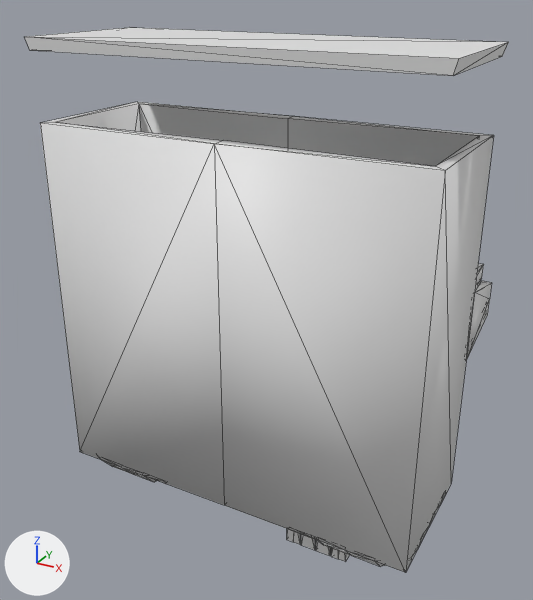
An edit to the OBJ model models/pianobox.obj, drawn before and after from the same camera.
Rendered twice from a camera (50 mm lens) standing at (2.24, -3.46, 2.11) and looking at (-0.04, 0.69, 0.03). The axes (+X, +Y, +Z) are drawn at lower left. The lights are the same throughout. Mesh edges are drawn as thin lines. Where no turn or scale is listed for an object, it has been applied to the vertices. Vertices at the same position are counted once.

In view in the first picture: 'A_Cube.006', 'B_Cube.008', 'Cube', 'F_Cube.004', 'G_Cube.005', 'Plane'.
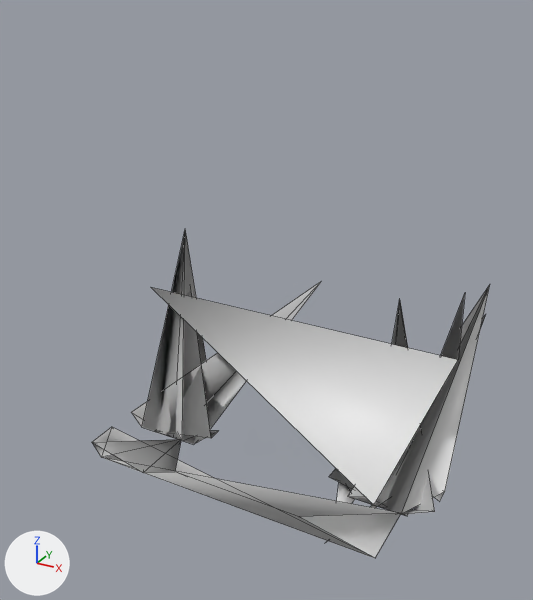
Where the change shows, as pixel boxes [x1, y1, x2, y2] in the pictures (533 x 600 px):
'Cube', reshaped: before [40, 102, 494, 573]; after [92, 230, 490, 558]
'Plane', deleted: before [25, 27, 509, 76]
'A_Cube.006', deleted: before [301, 534, 316, 550]
'B_Cube.008', deleted: before [287, 529, 301, 544]
'F_Cube.004', deleted: before [331, 549, 349, 562]
'G_Cube.005', deleted: before [316, 540, 332, 556]
part 1 of me_cube, deleted: before [40, 102, 494, 573]

The change, as a list of edits to the scene's bpy script:
```text
Change me_cube:
    used by ob_cube; location = (0.0, 0.0, 0.0)
    remove me_cube.from_pydata(...)  # 282 vertices, 564 faces, 14 loose edges; spans x -1.31..1.31, y 0.01..1.53, z -1.39..1.25
    add me_cube.from_pydata(...)  # 118 vertices, 58 faces, 6 loose edges; spans x -1.31..1.3, y 0.02..1.53, z -1.38..1.25
    me_cube part 1: 164 vertices removed from x -1.31..1.31, y 0.01..1.53, z -1.39..1.25
Remove ob_a_cube_006:
    ob_a_cube_006 = bpy.data.objects.new('A_Cube.006', me_a_cube_006)
    ob_a_cube_006.location = (0.0, 0.0, 0.0)
Remove ob_b_cube_008:
    ob_b_cube_008 = bpy.data.objects.new('B_Cube.008', me_b_cube_008)
    ob_b_cube_008.location = (0.0, 0.0, 0.0)
Remove ob_f_cube_004:
    ob_f_cube_004 = bpy.data.objects.new('F_Cube.004', me_f_cube_004)
    ob_f_cube_004.location = (0.0, 0.0, 0.0)
Remove ob_g_cube_005:
    ob_g_cube_005 = bpy.data.objects.new('G_Cube.005', me_g_cube_005)
    ob_g_cube_005.location = (0.0, 0.0, 0.0)
Remove ob_plane:
    ob_plane = bpy.data.objects.new('Plane', me_plane)
    ob_plane.location = (0.0, 0.0, 0.0)
```
